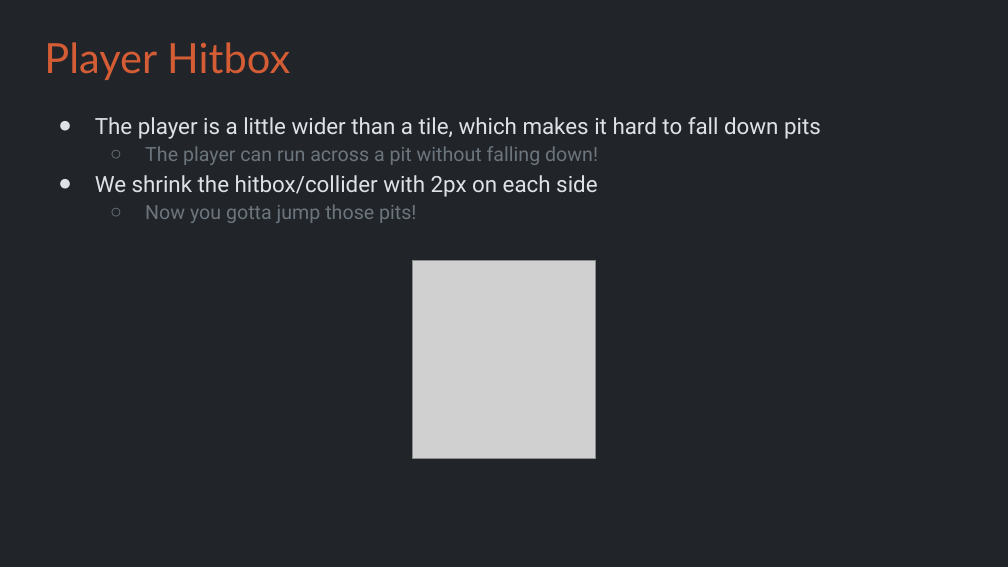
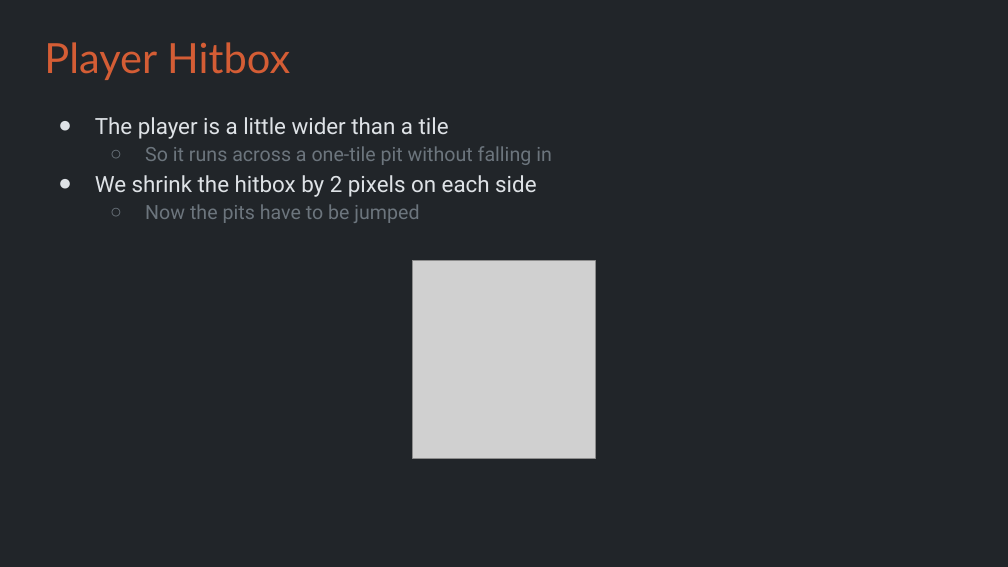
Before and after one commit to Metamate/gar, a slide deck: slide 17 of slides/06 Super Mario Bros.pptx. Drawn at 1008x567 pixels with LibreOffice and Linux fonts; fonts in the diff are those of the drawing; grey boxes stand for pictures. Boxes give left, top, right and bottom in pixels: in the first picture for what was removed or moved away, otherwise in the second. Text is boxed around its words. In the diff, an @@ line names an element or a change of style, - is before the commit and + after.

```diff
--- a/slides/06 Super Mario Bros.pptx
+++ b/slides/06 Super Mario Bros.pptx
@@ text at (95,117,552,223): text changed @@
-● The player is a little wider than a tile, which makes it hard to fall down pits
-  ○ The player can run across a pit without falling down!
-● We shrink the hitbox/collider with 2px on each side
-  ○ Now you gotta jump those pits!
+● The player is a little wider than a tile
+  ○ So it runs across a one-tile pit without falling in
+● We shrink the hitbox by 2 pixels on each side
+  ○ Now the pits have to be jumped
```
Also in this commit, not shown: 3 other slides changed, 6 other files.
